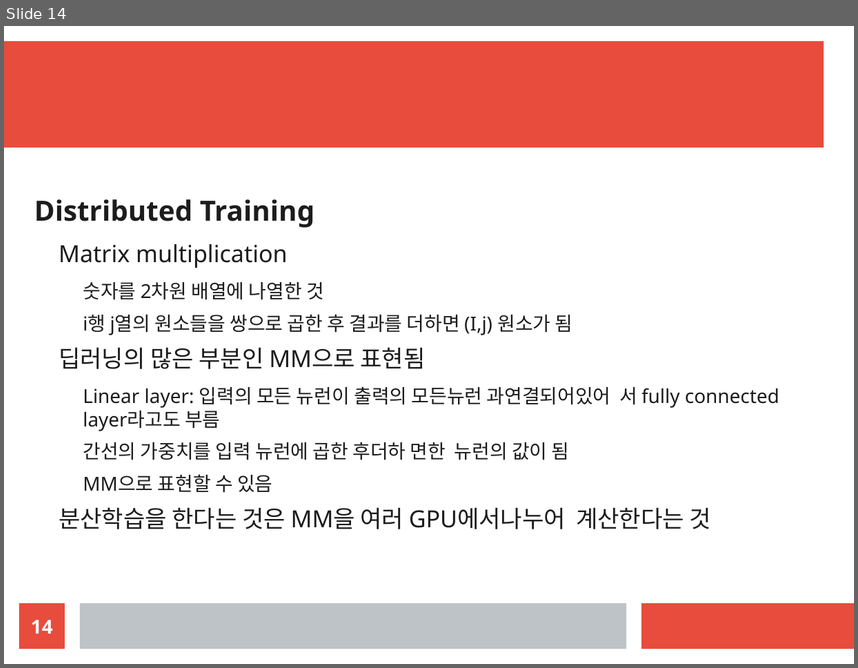
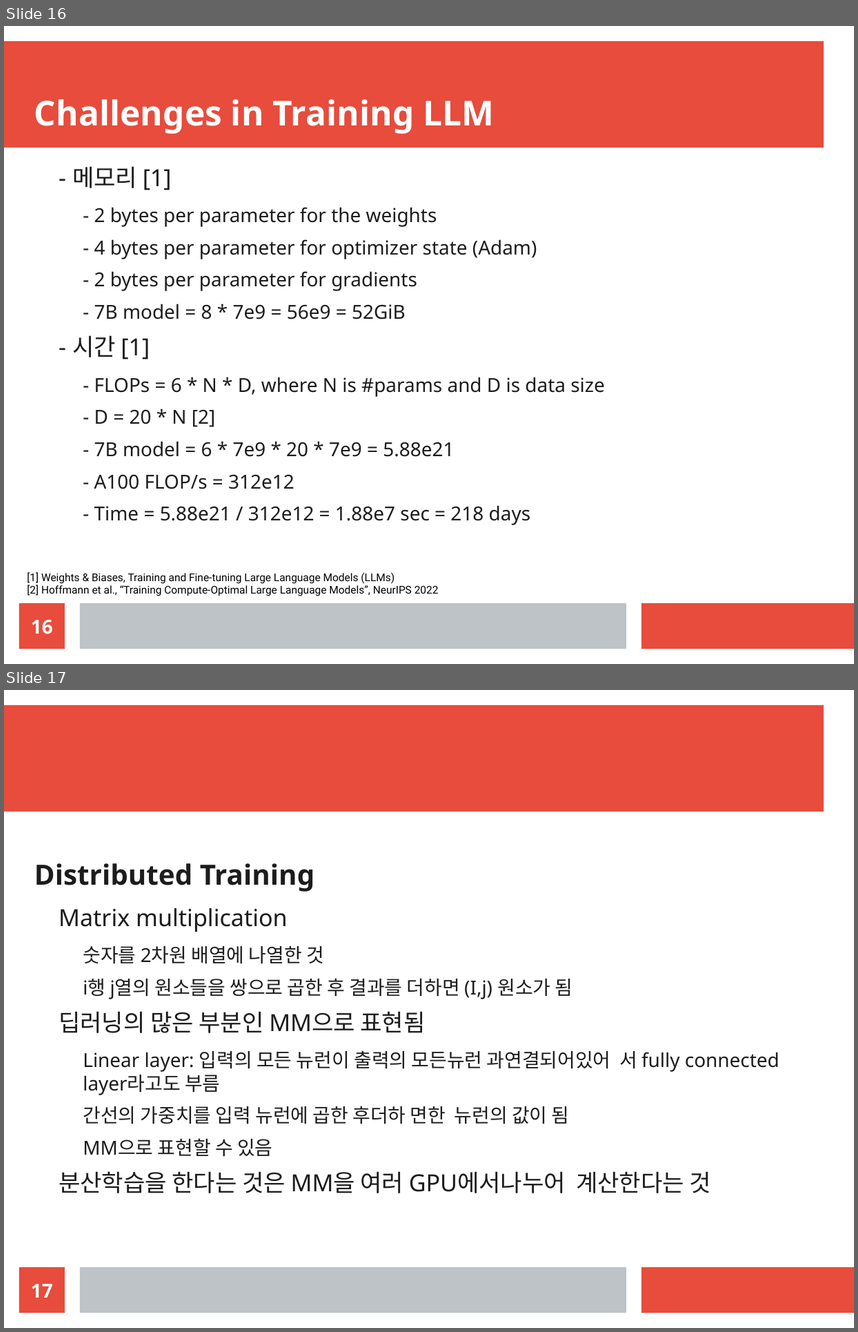
Before and after one commit to gmgu/LLMOps, a slide deck: slide/slide.odp. Shown one above the other, each under a label of ours: slide 14 before the commit, slides 16 and 17 after it. The pictures are 858x668 and 858x1332 pixels, drawn with LibreOffice and Linux fonts; fonts in the diff are those of the drawing. Boxes give left, top, right and bottom in pixels: in the first picture for what was removed or moved away, otherwise in the second. Text is boxed around its words. In the diff, an @@ line names an element or a change of style, - is before the commit and + after.

```diff
--- a/slide/slide.odp
+++ b/slide/slide.odp
@@ slide 16 added at bbox=[4, 26, 854, 664], background #FFFFFF; not listed: 3 template elements that a slide beside it also shows @@
@@ title added at bbox=[34, 99, 495, 134], 32 pt, text #FFFFFF, bold @@
+Challenges in Training LLM
@@ text added at bbox=[72, 166, 604, 525], 18 pt, text #1C1C1C @@
+  - 메모리 [1]
+    - 2 bytes per parameter for the weights
+    - 4 bytes per parameter for optimizer state (Adam)
+    - 2 bytes per parameter for gradients
+    - 7B model = 8 * 7e9 = 56e9 = 52GiB
+  - 시간 [1]
+    - FLOPs = 6 * N * D, where N is #params and D is data size
+    - D = 20 * N [2]
+    - 7B model = 6 * 7e9 * 20 * 7e9 = 5.88e21
+    - A100 FLOP/s = 312e12
+    - Time = 5.88e21 / 312e12 = 1.88e7 sec = 218 days
@@ text added at bbox=[27, 572, 439, 596], 10 pt, text #000000 @@
+[1] Weights & Biases, Training and Fine-tuning Large Language Models (LLMs)
+[2] Hoffmann et al., “Training Compute-Optimal Large Language Models”, NeurIPS 2022
@@ page number added at bbox=[19, 603, 65, 648], fill #E74C3C, 18 pt, text #FFFFFF, bold @@
+16
@@ what was slide 14 is now slide 17 @@
@@ page number at bbox=[31, 1283, 53, 1297]: text changed @@
-14
+17
```
Also in this commit, not shown: 4 slides changed, 4 other slides added, 2 slides removed.
